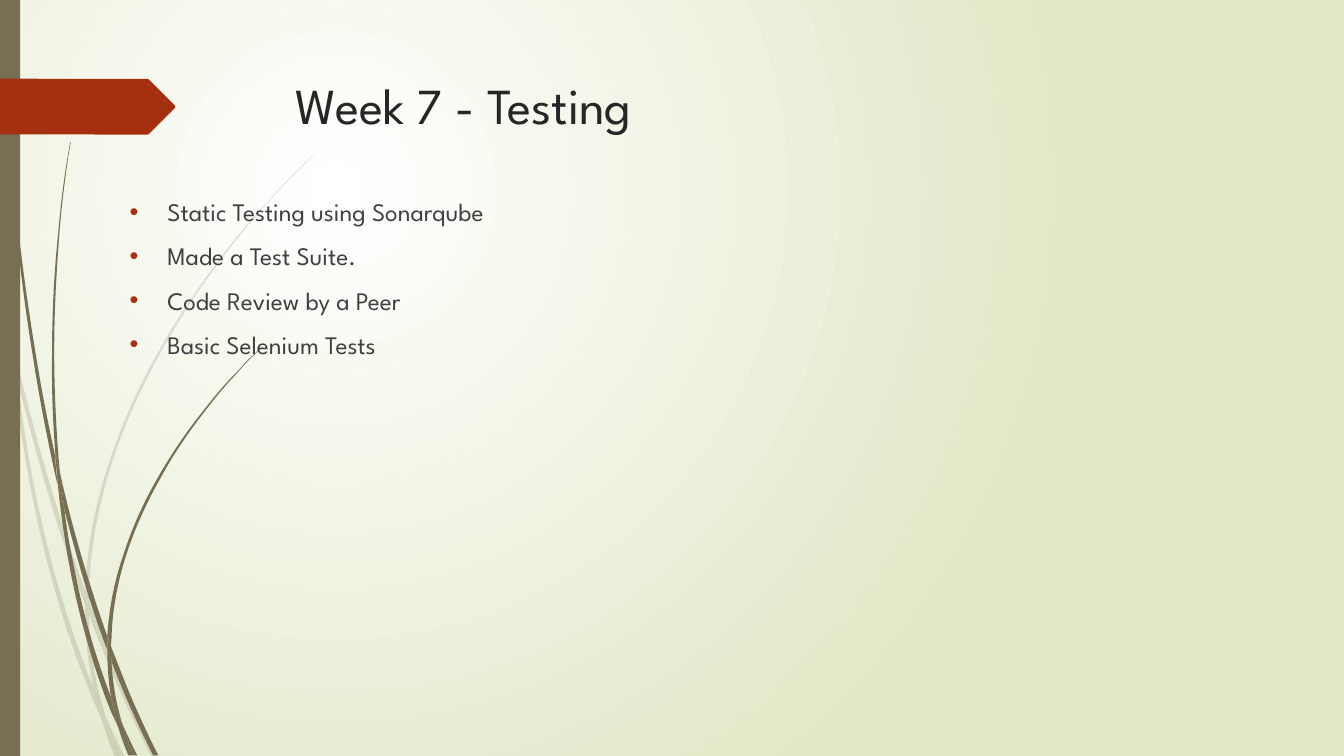
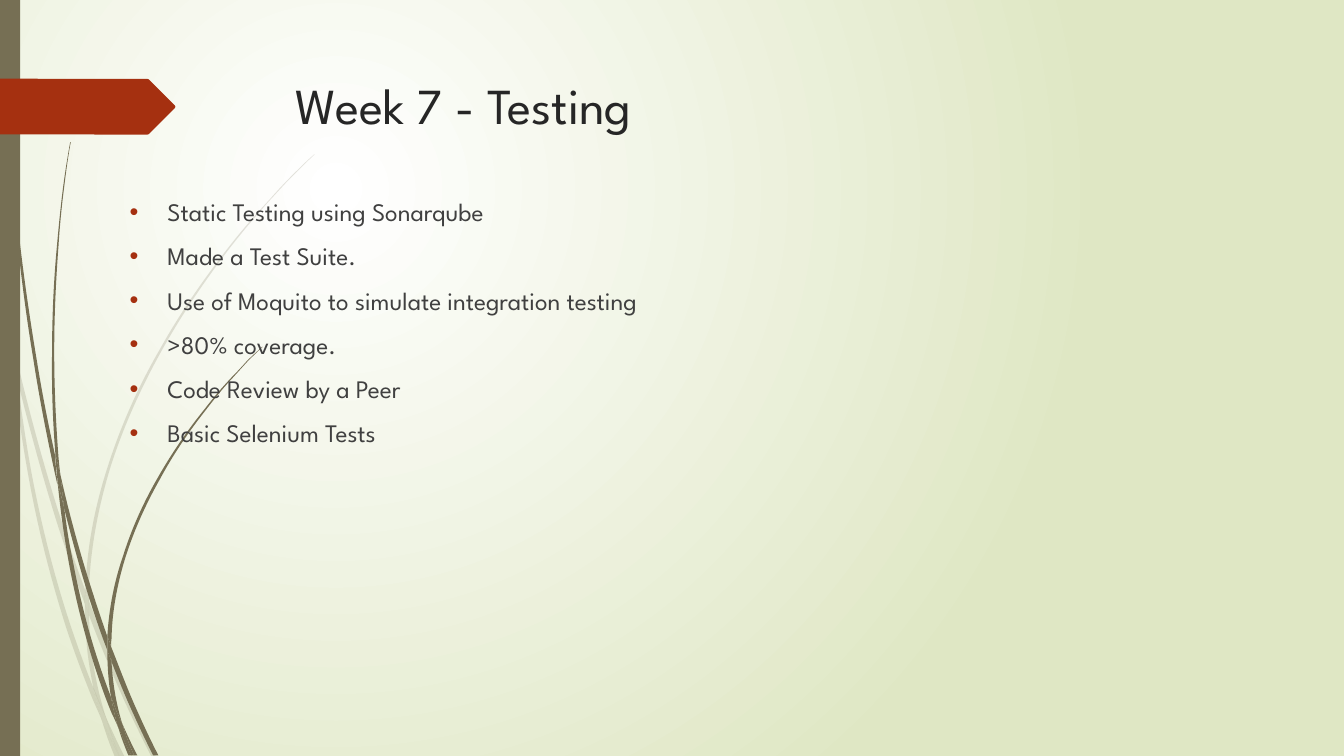
Before and after one commit to RM147/StoryGen, a slide deck: slide 10 of Project Presentation.pptx (slide 9 before the commit). Drawn at 1344x756 pixels with LibreOffice and Linux fonts; fonts in the diff are those of the drawing. Boxes give left, top, right and bottom in pixels: in the first picture for what was removed or moved away, otherwise in the second. Text is boxed around its words. In the diff, an @@ line names an element or a change of style, - is before the commit and + after.

```diff
--- a/Project Presentation.pptx
+++ b/Project Presentation.pptx
@@ text at box(167, 292, 637, 362): paragraphs added @@
+• Use of Moquito to simulate integration testing
+• >80% coverage.
```
Also in this commit, not shown: 7 other slides changed, 4 slides added, 2 slides removed.
